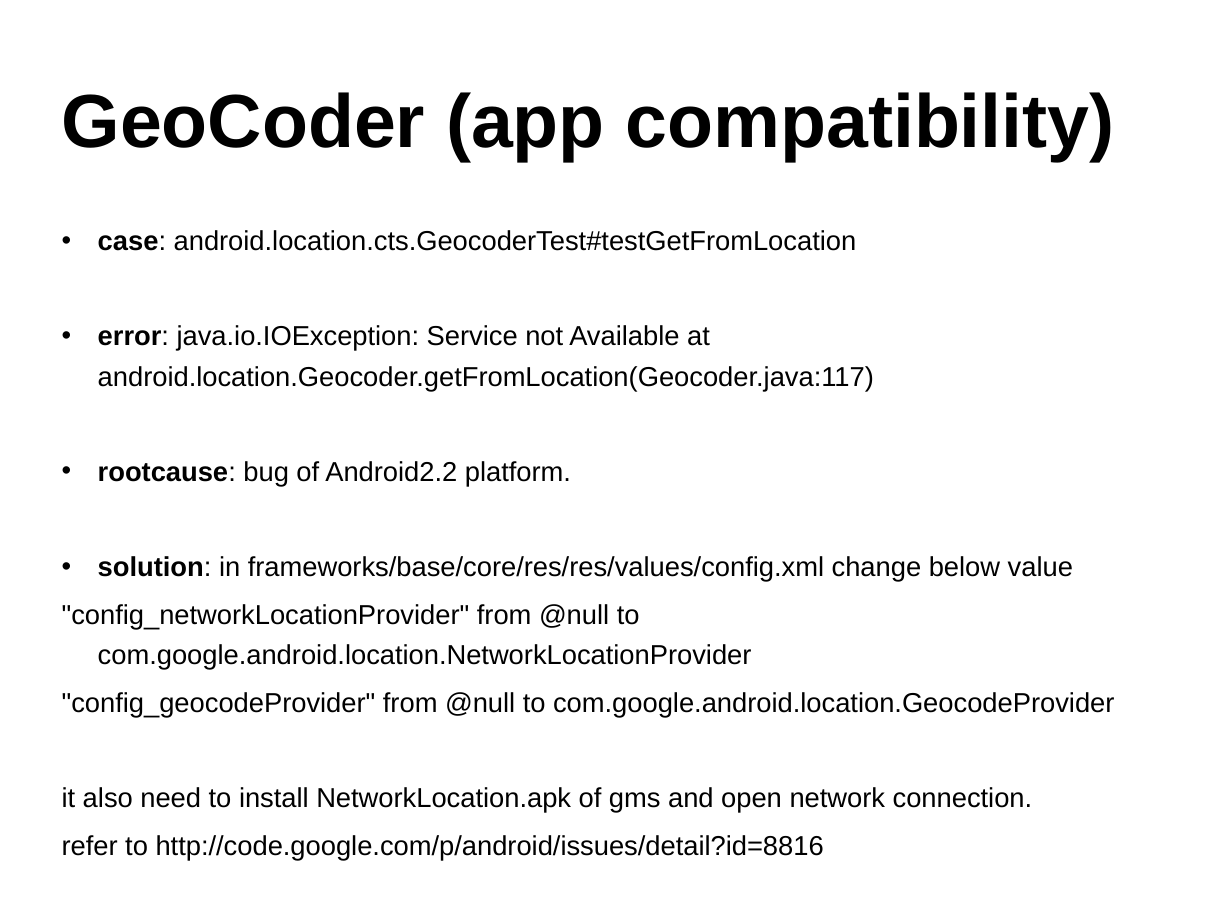
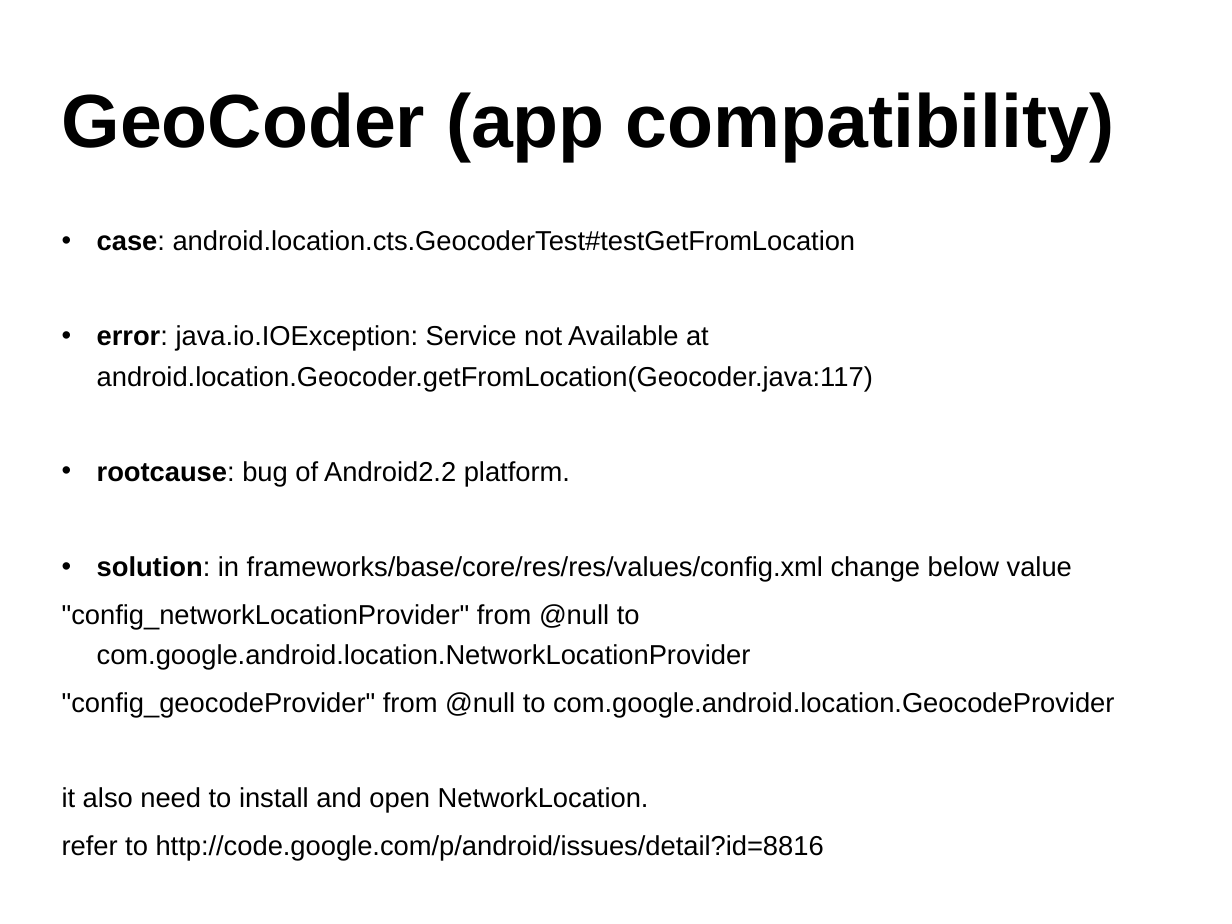
Before and after one commit to widerules/system-information, a slide deck: slide 35 of cts/CTS-training.ppt (slide 33 before the commit). Drawn at 1232x924 pixels with LibreOffice and Linux fonts; fonts in the diff are those of the drawing; background and template pictures are left out. Boxes give left, top, right and bottom in pixels: in the first picture for what was removed or moved away, otherwise in the second. Text is boxed around its words. In the diff, an @@ line names an element or a change of style, - is before the commit and + after.

```diff
--- a/cts/CTS-training.ppt
+++ b/cts/CTS-training.ppt
@@ text at <box>62,230,1114,860</box>: indent changed @@
@@ text at <box>62,787,649,813</box>: text changed @@
-it also need to install NetworkLocation.apk of gms and open network connection.
+it also need to install and open NetworkLocation.
```
Also in this commit, not shown: 38 other slides changed, 2 slides added, 6 other files.
